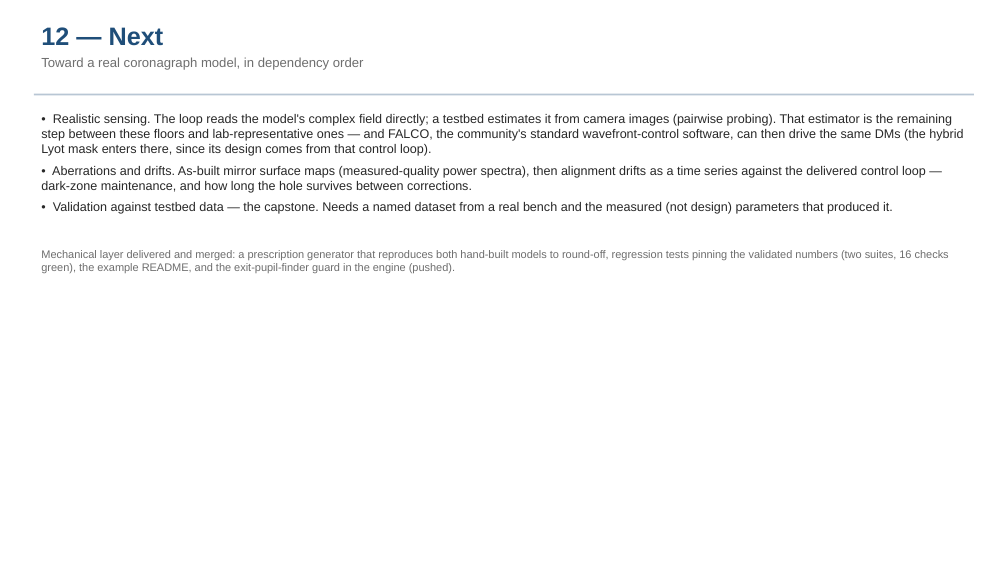
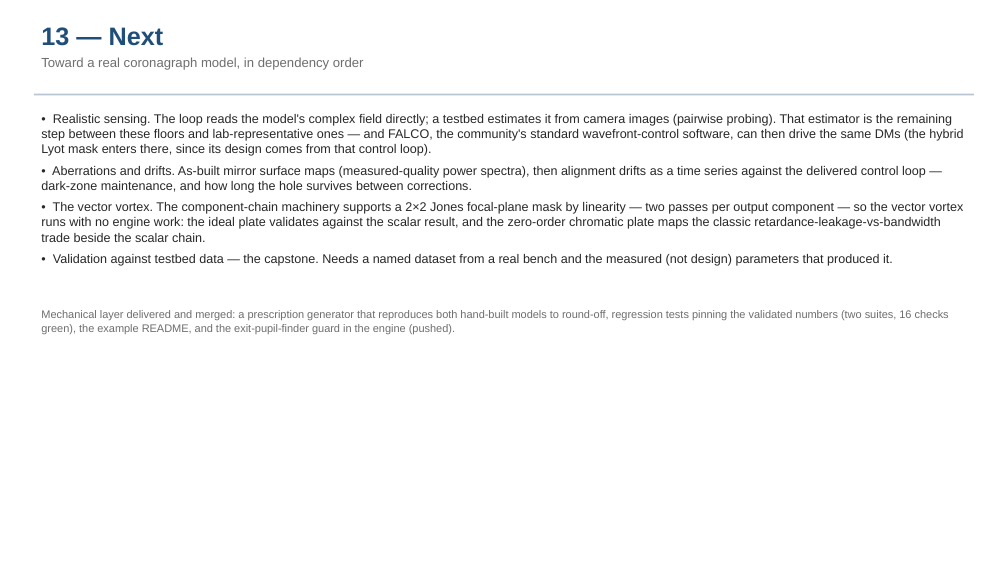
Before and after one commit to nasa-jpl/MACOS_resources, a slide deck: slide 14 of mmacos/templates/30_instruments/bench_ctb/deck_ctb.pptx (slide 13 before the commit). Drawn at 1008x567 pixels with LibreOffice and Linux fonts; fonts in the diff are those of the drawing. Boxes give left, top, right and bottom in pixels: in the first picture for what was removed or moved away, otherwise in the second. Text is boxed around its words. In the diff, an @@ line names an element or a change of style, - is before the commit and + after.

```diff
--- a/mmacos/templates/30_instruments/bench_ctb/deck_ctb.pptx
+++ b/mmacos/templates/30_instruments/bench_ctb/deck_ctb.pptx
@@ text at (x1=41, y1=27, x2=164, y2=46): text changed @@
-12 — Next
+13 — Next
@@ text at (x1=41, y1=202, x2=963, y2=242): paragraph added @@
+• The vector vortex. The component-chain machinery supports a 2×2 Jones focal-plane mask by linearity — two passes per output component — so the vector vortex runs with no engine work: the ideal plate validates against the scalar result, and the zero-order chromatic plate maps the classic retardance-leakage-vs-bandwidth trade beside the scalar chain.
@@ text "Mechanical layer delivered and merged: ..." moved from (x1=41, y1=250, x2=949, y2=273) to (x1=41, y1=310, x2=949, y2=334) @@
```
Also in this commit, not shown: 3 other slides changed, 1 slide added, 6 other files.
